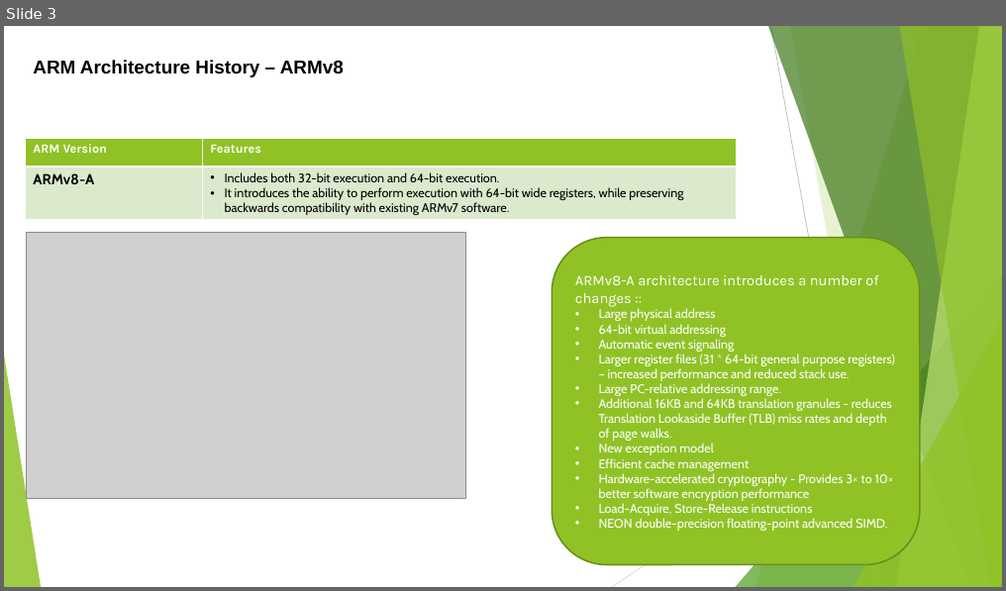
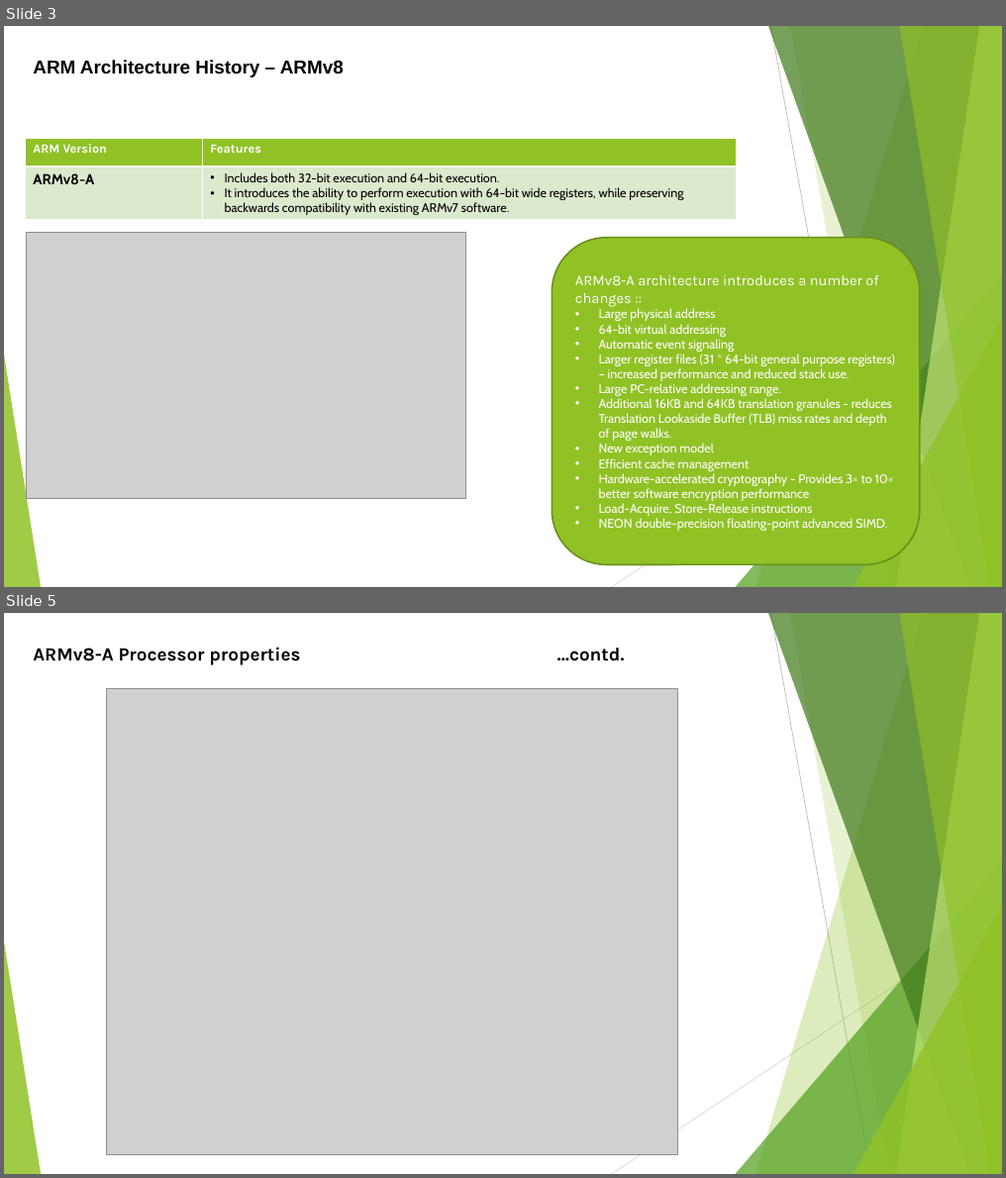
Before and after one commit to softwaresunleashed/ebook_writing, a slide deck: Presentations/ARM_PPTs/Ch2_ARMv8_Architecture.pptx. Shown one above the other, each under a label of ours: slide 3 before the commit, slides 3 and 5 after it; the slides between them are not shown. The pictures are 1006x591 and 1006x1178 pixels, drawn with LibreOffice and Linux fonts; fonts in the diff are those of the drawing; grey boxes stand for pictures. Boxes give left, top, right and bottom in pixels: in the first picture for what was removed or moved away, otherwise in the second. Text is boxed around its words. In the diff, an @@ line names an element or a change of style, - is before the commit and + after.

Commit message:
Ch2_ARMv8_Architecture.pptx presentation work completed

```diff
--- a/Presentations/ARM_PPTs/Ch2_ARMv8_Architecture.pptx
+++ b/Presentations/ARM_PPTs/Ch2_ARMv8_Architecture.pptx
@@ slide 5 added at (4,613,1002,1174), background #FFFFFF; not listed: 10 template elements that a slide beside it also shows @@
@@ text added at (33,647,625,665), 18 pt, text #000000, bold @@
+ARMv8-A Processor properties …contd.
@@ picture added at (107,688,678,1155) @@
```
Also in this commit, not shown: 1 slide changed, 4 other slides added, 1 slide removed.
